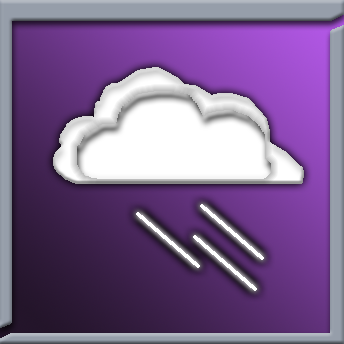
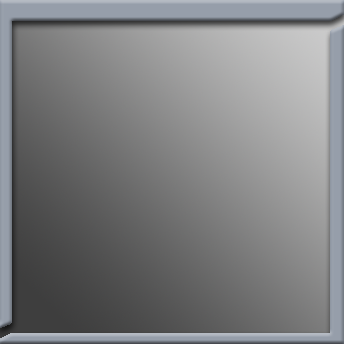
Layered file, before and after one edit (344x344). Changes by layer:
hid group "Black Rain" (4 layers) over [53, 67, 304, 291]
hid "Magical" over [0, 15, 344, 338]
showed "Layer 0", painted on it over [0, 15, 344, 338]
